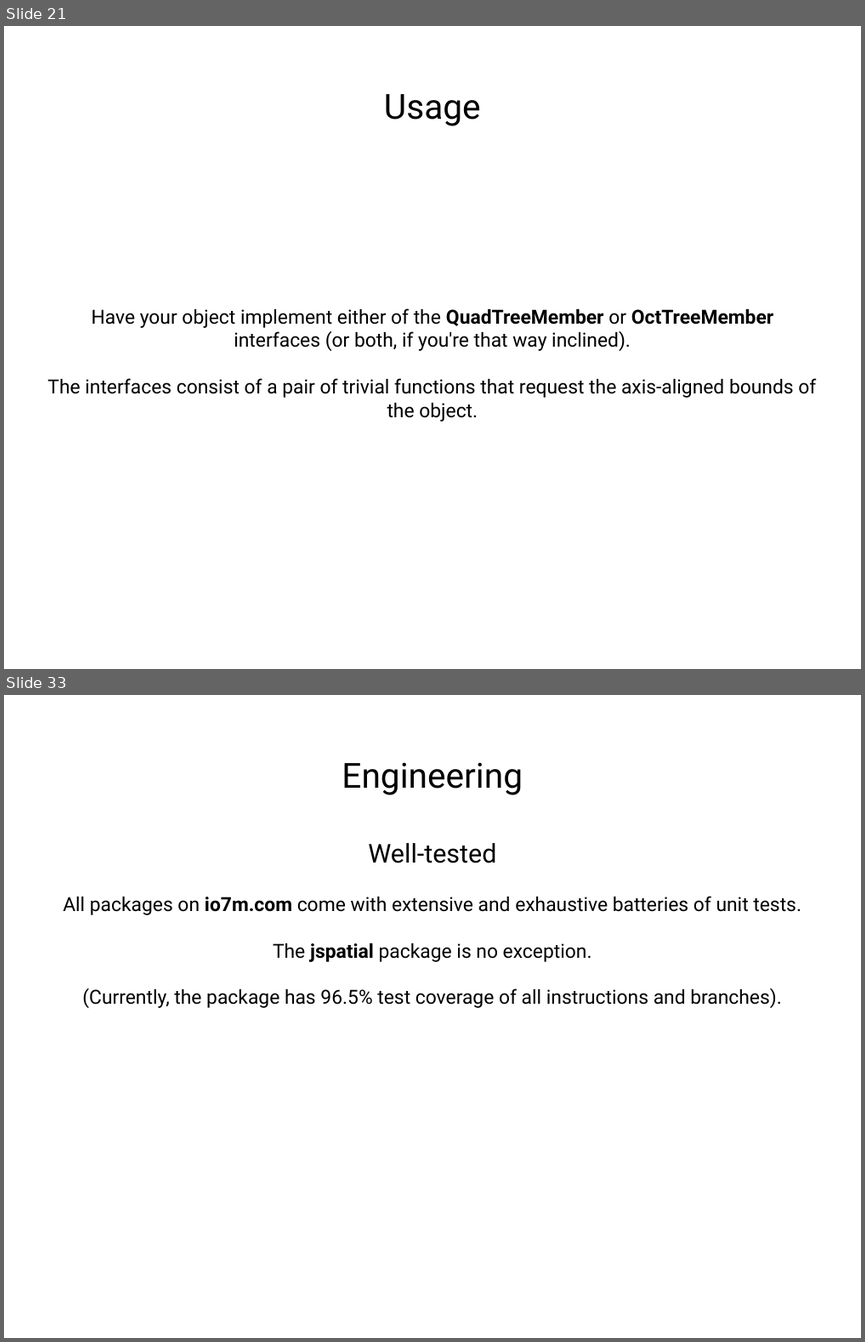
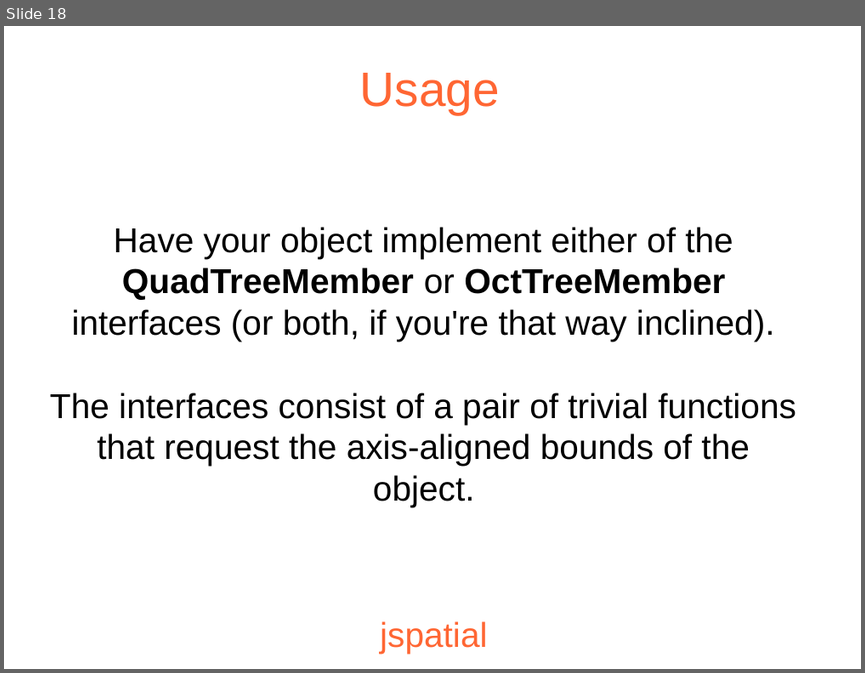
Before and after one commit to JogAmp/jogamp.org, a slide deck: doc/siggraph2013/bof/mark/jspatial.odp. Shown one above the other, each under a label of ours: slides 21 and 33 before the commit, slide 18 after it; the slides between them are not shown. The pictures are 865x1342 and 865x673 pixels, drawn with LibreOffice and Linux fonts; fonts in the diff are those of the drawing; background and template pictures are left out. Boxes give left, top, right and bottom in pixels: in the first picture for what was removed or moved away, otherwise in the second. Text is boxed around its words. In the diff, an @@ line names an element or a change of style, - is before the commit and + after.

```diff
--- a/doc/siggraph2013/bof/mark/jspatial.odp
+++ b/doc/siggraph2013/bof/mark/jspatial.odp
@@ slide 33 removed at [4, 695, 861, 1338], background #FFFFFF @@
@@ title removed at [341, 762, 522, 795] @@
-Engineering
@@ subtitle removed at [63, 843, 801, 1008] @@
-Well-tested
-All packages on io7m.com come with extensive and exhaustive batteries of unit tests.
-The jspatial package is no exception.
-(Currently, the package has 96.5% test coverage of all instructions and branches).
@@ what was slide 21 is now slide 18 @@
@@ slide 18 changed as well @@
@@ title "Usage": place and size @@
-title "Usage" at [384, 94, 481, 126]
+title "Usage" at [360, 73, 500, 115]
@@ title "Usage" at [360, 73, 500, 115]: size 32 to 44.7 pt, font Roboto to Arial, text colour #000000 to #FF6633 @@
@@ subtitle "Have your object implement either ..." at [50, 227, 796, 507]: size 18 to 32 pt, font Roboto to Arial @@
@@ title added at [380, 621, 487, 652], 32 pt, text #FF6633 @@
+jspatial
```
Also in this commit, not shown: 18 other slides changed, 1 slide added, 18 other slides removed, 1 other file.
